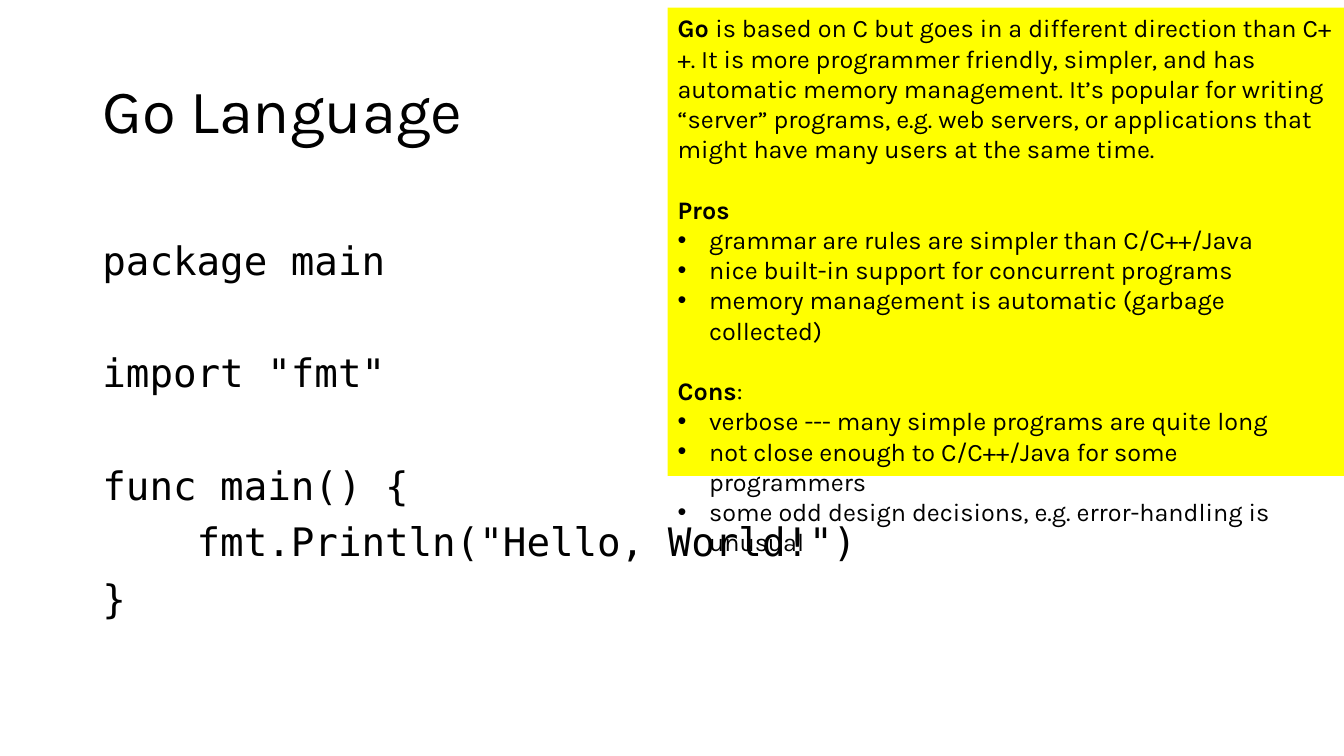
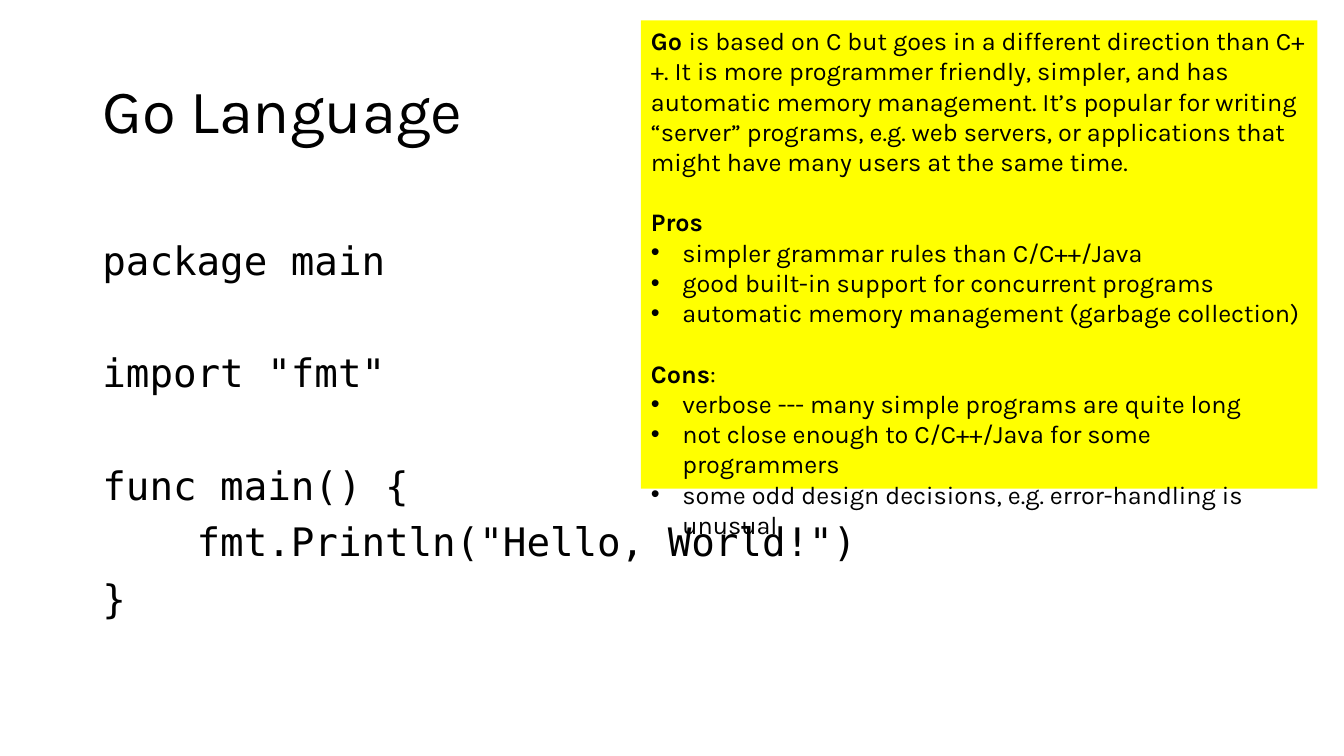
Before and after one commit to tjd1234/cmpt120spring2026, a slide deck: slide 13 of lecture_notes/chapter1/chapter1.pptx. Drawn at 1344x756 pixels with LibreOffice and Linux fonts; fonts in the diff are those of the drawing. Boxes give left, top, right and bottom in pixels: in the first picture for what was removed or moved away, otherwise in the second. Text is boxed around its words. In the diff, an @@ line names an element or a change of style, - is before the commit and + after.

```diff
--- a/lecture_notes/chapter1/chapter1.pptx
+++ b/lecture_notes/chapter1/chapter1.pptx
@@ rectangle "Go is based on C ...": place and size @@
-rectangle "Go is based on C ..." at box(667, 8, 1344, 476)
+rectangle "Go is based on C ..." at box(641, 20, 1318, 488)
@@ text in rectangle at box(682, 243, 1299, 329): text changed @@
-• grammar are rules are simpler than C/C++/Java
-• nice built-in support for concurrent programs
-• memory management is automatic (garbage collected)
+• simpler grammar rules than C/C++/Java
+• good built-in support for concurrent programs
+• automatic memory management (garbage collection)
```
Also in this commit, not shown: 8 other slides changed, 2 other files.
